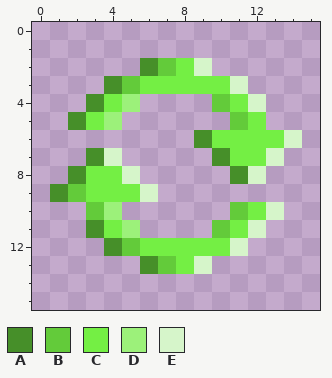
Two versions of one pixel-art sprite, src/main/resources/assets/nssgs-blockmixer/textures/iconmini.png. Above, as it was before the edit.
The file is 16x16 pixels.
Palette (. is transparent): A #468f29  B #63cb3a  C #74ef44  D #9cf17a  E #d6f5ca
New version:
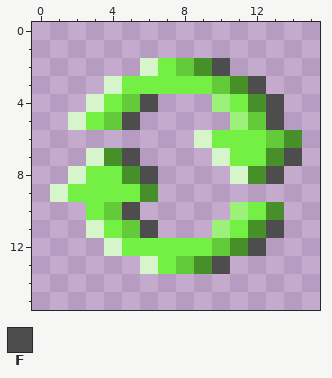
Colours new in this view: F #4e4d4d
The edit:
colour A: #468f29 -> #d6f5ca
colour E: #d6f5ca -> #468f29
Changed rows in their new state; - is a pixel that keeps its letter.
first column x 2:
 2 -----CB-F----
 3 ---C----B-F--
 4 ---BF---D--F-
 5 --BF-----DBF-
 6 -----------B-
 7 ---F--------F
 8 ----F------F-
 9 C------------
10 -CBF-----D---
11 ---BF---D--F-
12 ---C----B-F--
13 -----CB-F----
